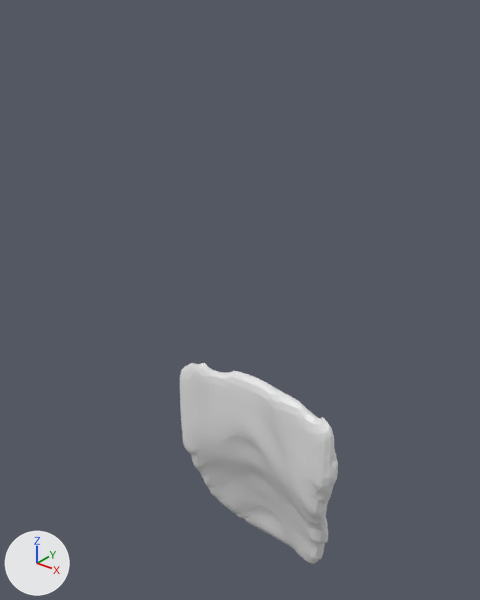
The glTF model assets/vhp-ct/male-pharyngeal-constrictors.glb: old version first, new version second.
One viewpoint serves both versions: a 50 mm camera at (0.0584, -0.0925, 0.7431) aimed at (-0.0049, -0.0134, 0.6941). Lighting does not change. The marker at lower left points along +X, +Y and +Z. The first picture is the older version.

The first picture shows 'VH_M_inferior_pharyngeal_constrictor'.
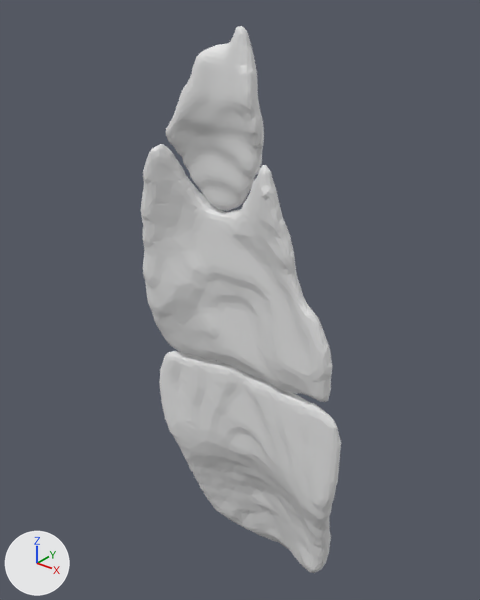
Diff of the bpy script that builds the scene:
```diff
--- a/assets/vhp-ct/male-pharyngeal-constrictors.glb.py
+++ b/assets/vhp-ct/male-pharyngeal-constrictors.glb.py
@@ me_vh_m_inferior_pharyngeal_constrictor @@
 # used by ob_vh_m_inferior_pharyngeal_constrictor; location = (0.0, 0.0, 0.0)
-me_vh_m_inferior_pharyngeal_constrictor.from_pydata(...)  # 1502 vertices, 3000 faces; spans x -0.0163..0.0179, y -0.0188..-0.0058, z 0.6388..0.6812
+me_vh_m_inferior_pharyngeal_constrictor.from_pydata(...)  # 1502 vertices, 3000 faces; spans x -0.0201..0.0183, y -0.0195..-0.0054, z 0.6365..0.6829
+# me_vh_m_inferior_pharyngeal_constrictor part 1: 1502 vertices removed from x -0.0163..0.0179, y -0.0188..-0.0058, z 0.6388..0.6812; 1502 vertices added at x -0.0201..0.0183, y -0.0195..-0.0054, z 0.6365..0.6829
@@ me_vh_m_middle_pharyngeal_constrictor @@
+me_vh_m_middle_pharyngeal_constrictor.from_pydata(...)  # 1502 vertices, 3000 faces; spans x -0.0198..0.0167, y -0.0239..-0.0146, z 0.6824..0.7207
@@ me_vh_m_superior_pharyngeal_constrictor @@
+me_vh_m_superior_pharyngeal_constrictor.from_pydata(...)  # 1502 vertices, 3000 faces; spans x -0.0117..0.0046, y -0.0228..-0.0169, z 0.7112..0.7375
@@ ob_vh_m_middle_pharyngeal_constrictor @@
+ob_vh_m_middle_pharyngeal_constrictor = bpy.data.objects.new('VH_M_middle_pharyngeal_constrictor', me_vh_m_middle_pharyngeal_constrictor)
+ob_vh_m_middle_pharyngeal_constrictor.location = (0.0, 0.0, 0.0)
@@ ob_vh_m_superior_pharyngeal_constrictor @@
+ob_vh_m_superior_pharyngeal_constrictor = bpy.data.objects.new('VH_M_superior_pharyngeal_constrictor', me_vh_m_superior_pharyngeal_constrictor)
+ob_vh_m_superior_pharyngeal_constrictor.location = (0.0, 0.0, 0.0)
```

Pixel boxes [x1, y1, x2, y2] of what changed, in the pictures (480 x 600 px):
'VH_M_middle_pharyngeal_constrictor', added: after [141, 144, 332, 402]
'VH_M_inferior_pharyngeal_constrictor', reshaped (15% wider, 10% taller): before [180, 363, 338, 564]; after [159, 351, 341, 573]
'VH_M_superior_pharyngeal_constrictor', added: after [166, 26, 264, 211]
